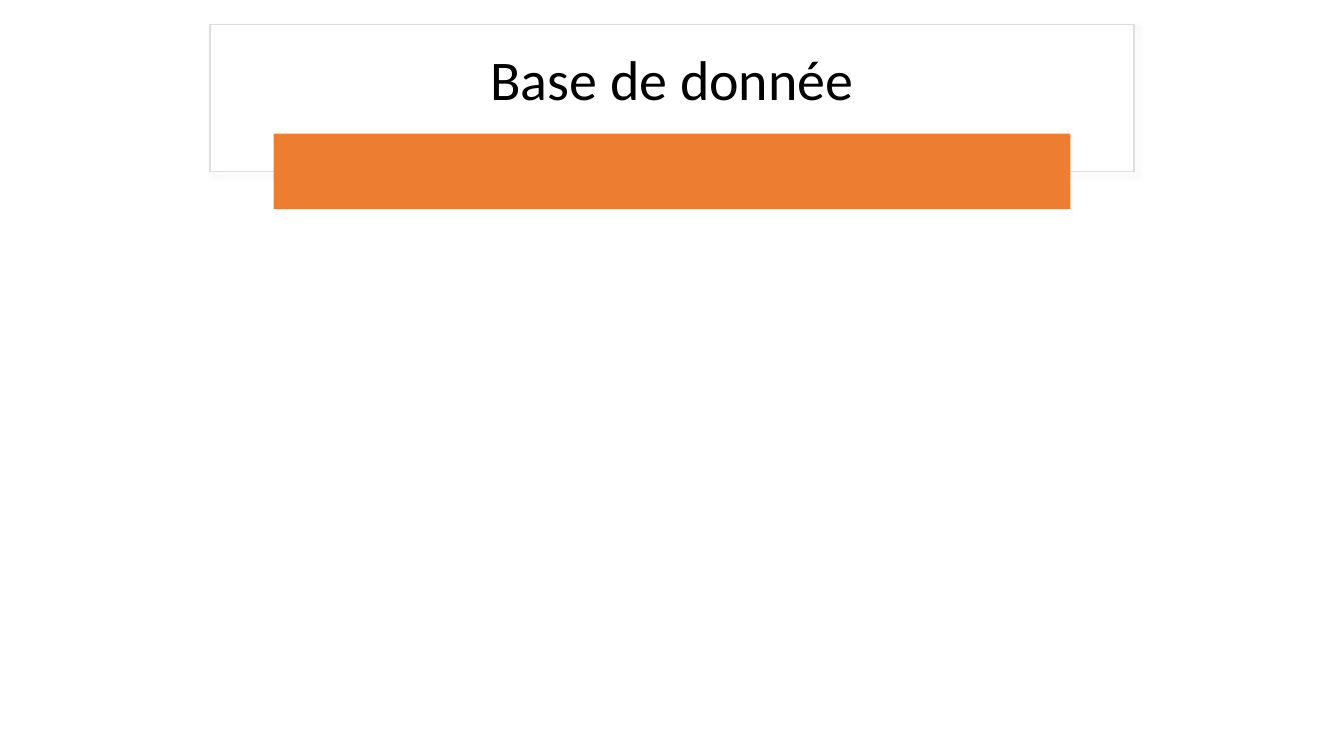
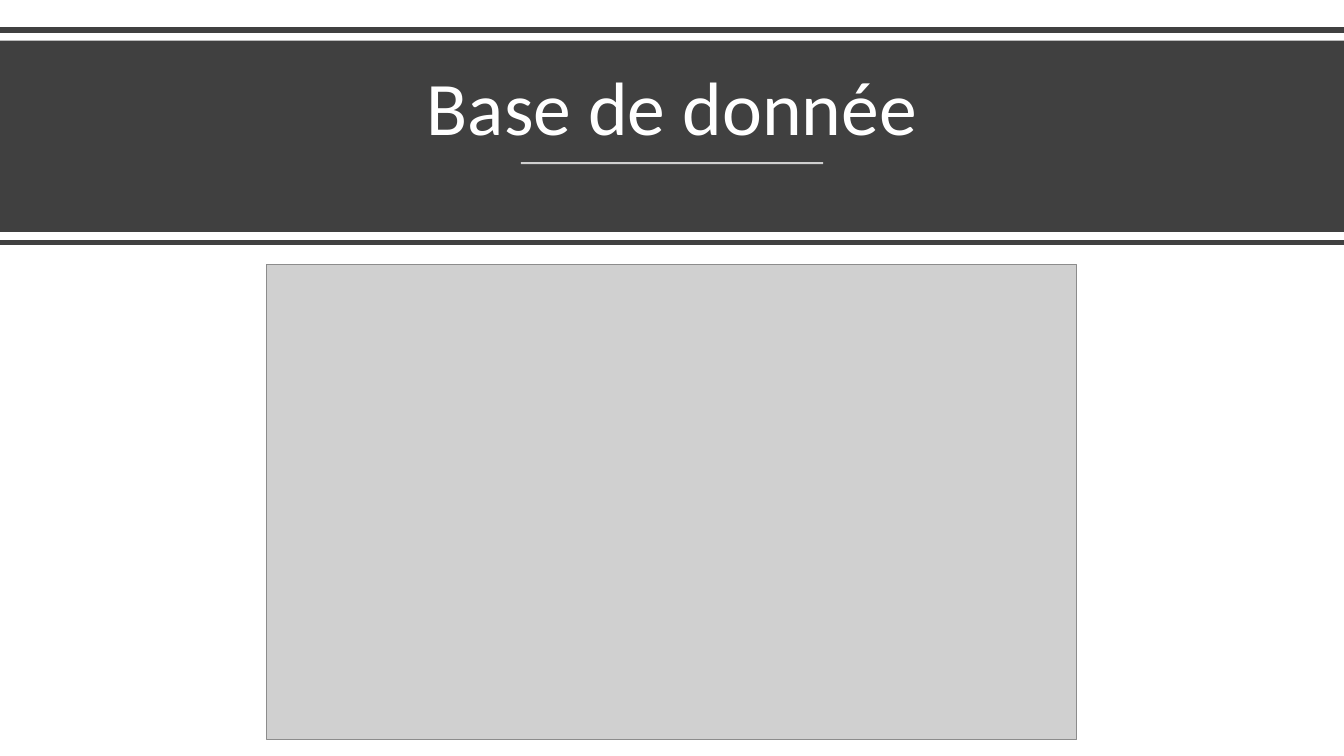
Before and after one commit to FlowNight/Techs_WEB, a slide deck: slide 12 of folder/Support_T_W.pptx. Drawn at 1344x756 pixels with LibreOffice and Linux fonts; fonts in the diff are those of the drawing; grey boxes stand for pictures. Boxes give left, top, right and bottom in pixels: in the first picture for what was removed or moved away, otherwise in the second. Text is boxed around its words. In the diff, an @@ line names an element or a change of style, - is before the commit and + after.

```diff
--- a/folder/Support_T_W.pptx
+++ b/folder/Support_T_W.pptx
@@ rectangle: place and size @@
-rectangle at <box>210,24,1134,171</box>
+rectangle at <box>0,40,1344,232</box>
@@ rectangle at <box>0,40,1344,232</box>: fill #FFFFFF to #404040; outline #DEDEDE 1 pt to none; shadow off @@
@@ line added from (0, 30) to (1344, 30), #404040 4 pt @@
@@ title "Base de donnée": place and size @@
-title "Base de donnée" at <box>491,61,853,101</box>
+title "Base de donnée" at <box>427,82,917,136</box>
@@ title "Base de donnée" at <box>427,82,917,136</box>: size 40 to 54 pt, text colour #000000 to #FFFFFF; vertical alignment middle to bottom @@
@@ rounded rectangle removed at <box>274,133,1071,209</box> @@
@@ line added from (521, 163) to (824, 163), #FFFFFF 1.5 pt @@
@@ line added from (0, 243) to (1344, 243), #404040 4 pt @@
@@ picture added at <box>267,264,1078,740</box> @@
```
Also in this commit, not shown: 9 other slides changed, 4 slides added, 3 slides removed, 5 other files.
